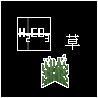
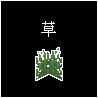
Comparing the layer stacks of the two 98 × 98 images. Changes:
removed layer "图层" over [65, 34, 80, 50]
renamed "图层 副本" to "文字", moved it above "grass", painted on it over [17, 17, 56, 51]
renamed "grass-transparent-minecraft-6-646040227.png 副本" to "grass", painted on it over [35, 47, 69, 88]
